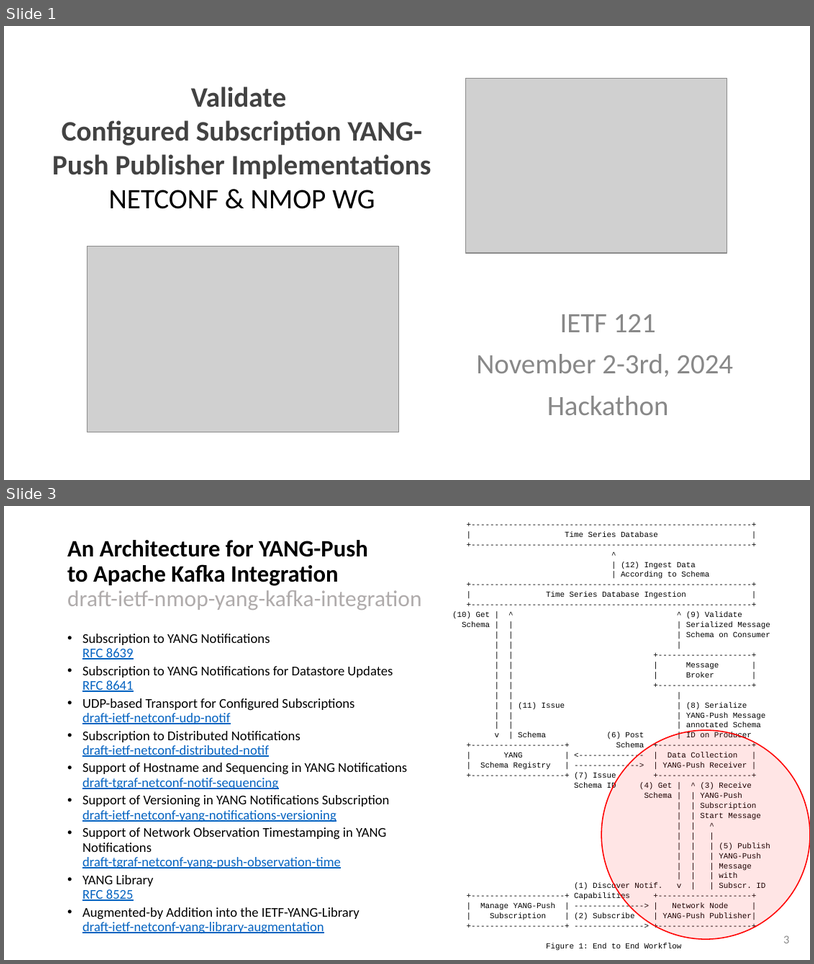
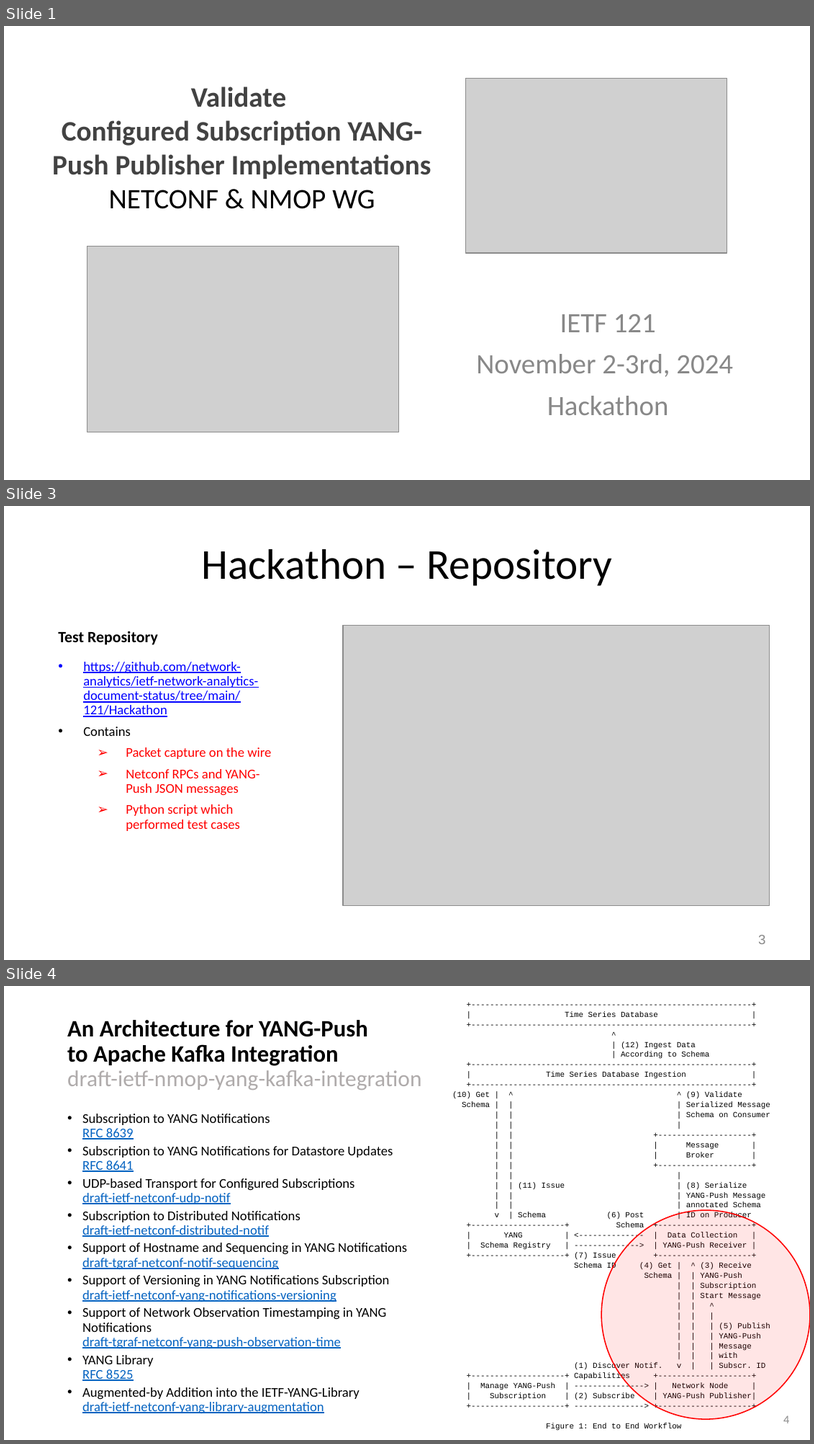
Before and after one commit to network-analytics/ietf-network-analytics-document-status, a slide deck: 121/Hackathon/ietf-121-hackathon-validate-yang-push-publisher.pptx. Shown one above the other, each under a label of ours: slides 1 and 3 before the commit, slides 1, 3 and 4 after it; the slides between them are not shown. The pictures are 814x964 and 814x1444 pixels, drawn with LibreOffice and Linux fonts; fonts in the diff are those of the drawing; grey boxes stand for pictures. Boxes give left, top, right and bottom in pixels: in the first picture for what was removed or moved away, otherwise in the second. Text is boxed around its words. In the diff, an @@ line names an element or a change of style, - is before the commit and + after.

```diff
--- a/121/Hackathon/ietf-121-hackathon-validate-yang-push-publisher.pptx
+++ b/121/Hackathon/ietf-121-hackathon-validate-yang-push-publisher.pptx
@@ slide 3 added at (x1=4, y1=506, x2=810, y2=960), background #FFFFFF @@
@@ title added at (x1=201, y1=549, x2=612, y2=586), 38 pt, text #000000 @@
+Hackathon – Repository
@@ text added at (x1=58, y1=631, x2=271, y2=831), 12 pt, text #0000FF @@
+Test Repository
+• https://github.com/network-analytics/ietf-network-analytics-document-status/tree/main/121/Hackathon
+• Contains
+  ➢ Packet capture on the wire
+  ➢ Netconf RPCs and YANG-Push JSON messages
+  ➢ Python script which performed test cases
@@ picture added at (x1=344, y1=626, x2=770, y2=905) @@
@@ page number added at (x1=759, y1=934, x2=766, y2=944), 12 pt, text #888888 @@
+3
@@ what was slide 3 is now slide 4 @@
@@ page number at (x1=784, y1=1415, x2=790, y2=1423): text changed @@
-3
+4
```
Also in this commit, not shown: 2 slides changed, 2 other slides added, 1 other file.
